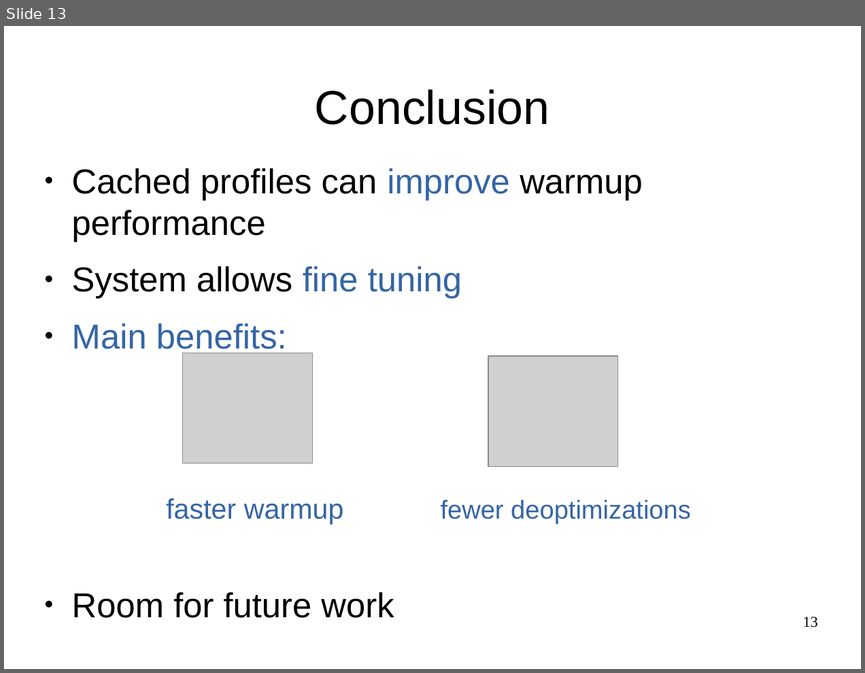
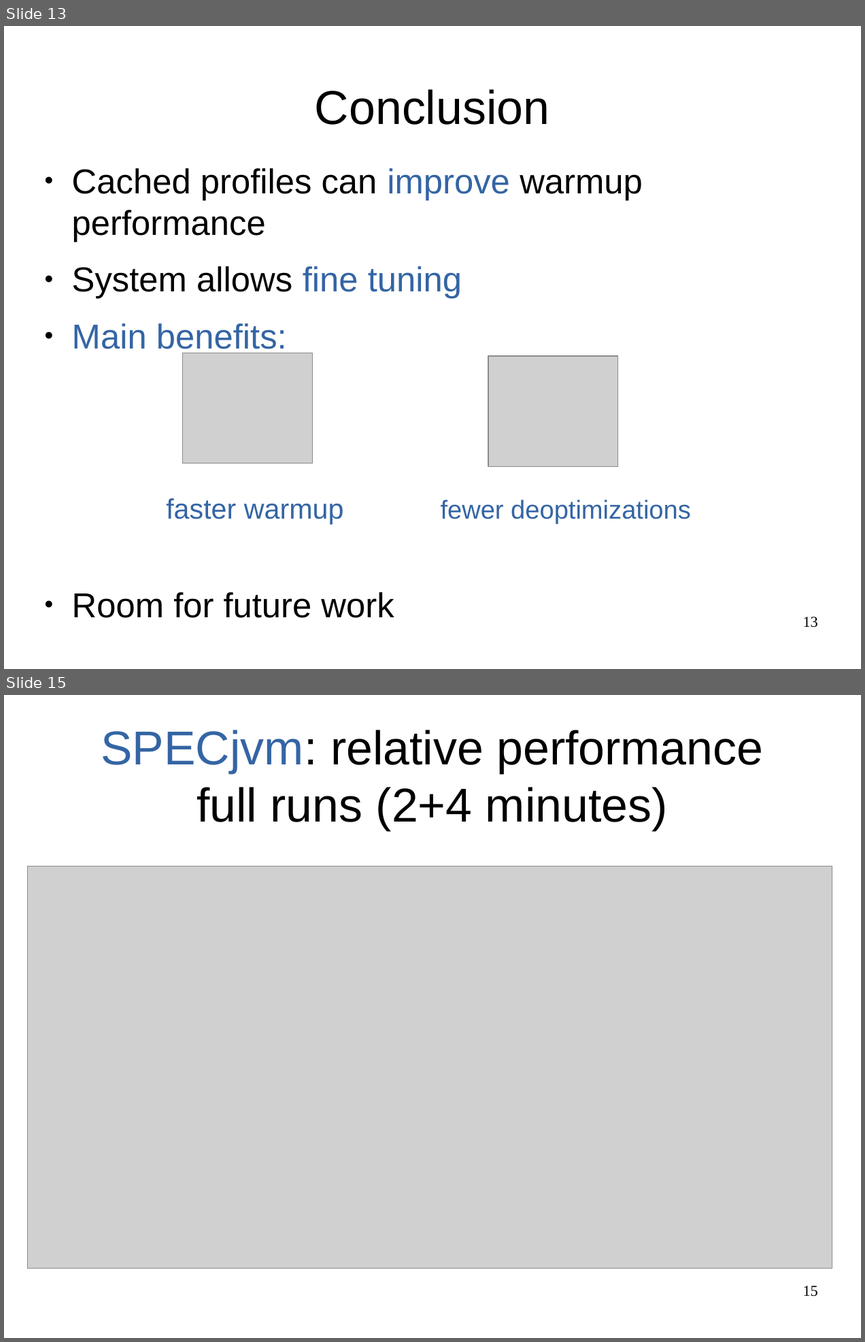
Before and after one commit to mohlerm/hotspot, a slide deck: presentation/profile_caching_mohlerm_presentation.odp. Shown one above the other, each under a label of ours: slide 13 before the commit, slides 13 and 15 after it; the slides between them are not shown. The pictures are 865x673 and 865x1342 pixels, drawn with LibreOffice and Linux fonts; fonts in the diff are those of the drawing; grey boxes stand for pictures. Boxes give left, top, right and bottom in pixels: in the first picture for what was removed or moved away, otherwise in the second. Text is boxed around its words. In the diff, an @@ line names an element or a change of style, - is before the commit and + after.

```diff
--- a/presentation/profile_caching_mohlerm_presentation.odp
+++ b/presentation/profile_caching_mohlerm_presentation.odp
@@ slide 15 added at box(4, 695, 861, 1338), background #FFFFFF @@
@@ title added at box(101, 730, 763, 830), 44 pt, text #000000 @@
+SPECjvm: relative performance
+full runs (2+4 minutes)
@@ picture added at box(27, 866, 833, 1268) @@
@@ page number added at box(803, 1285, 818, 1296), 14 pt, text #000000 @@
+15
```
Also in this commit, not shown: 4 slides changed, 1 other slide added, 3 other files.
